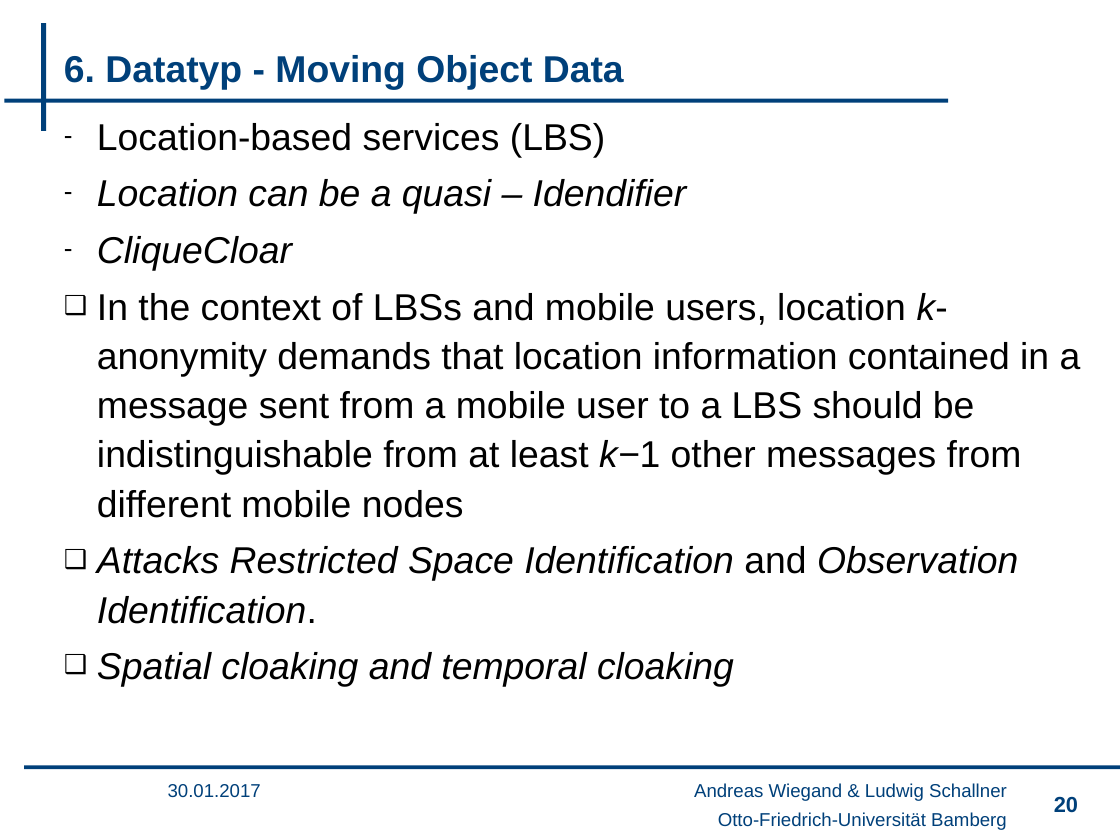
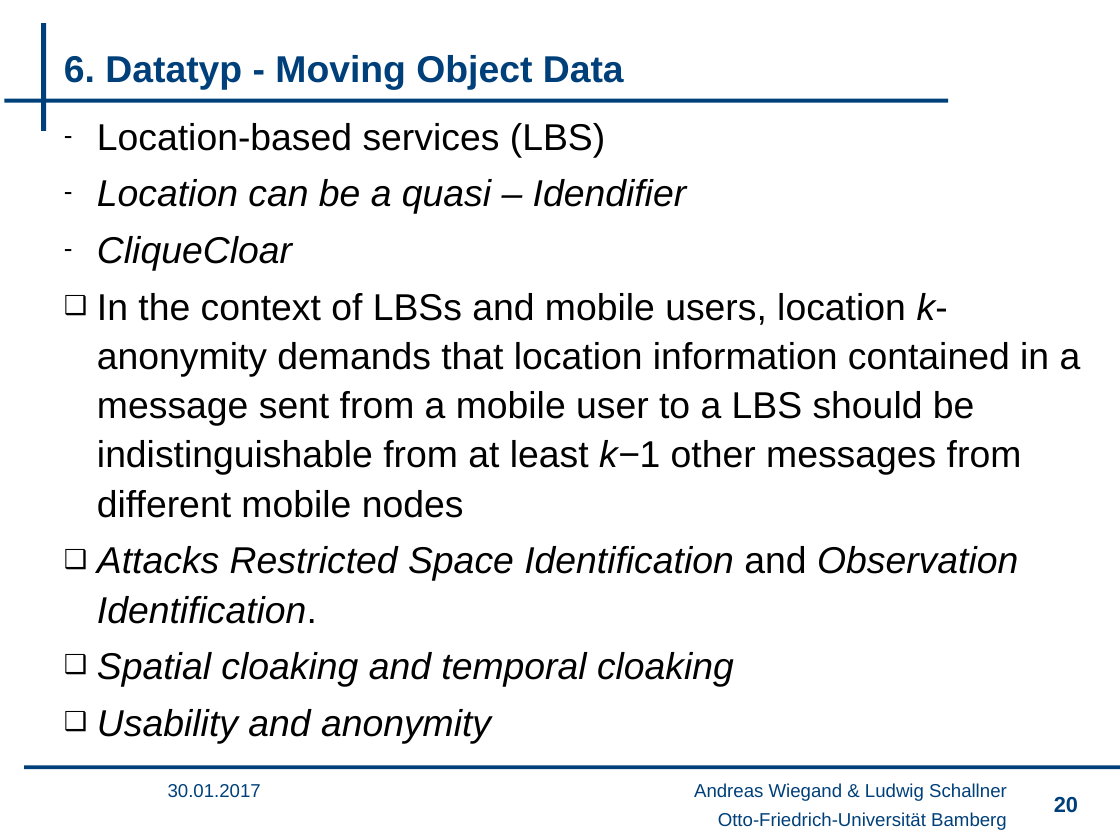
Before and after one commit to wsgan001/PSI-MSem, a slide deck: slide 20 of presentation/sicherheits_final_anV2.pptx. Drawn at 1120x840 pixels with LibreOffice and Linux fonts; fonts in the diff are those of the drawing; background and template pictures are left out. Boxes give left, top, right and bottom in pixels: in the first picture for what was removed or moved away, otherwise in the second. Text is boxed around its words. In the diff, an @@ line names an element or a change of style, - is before the commit and + after.

```diff
--- a/presentation/sicherheits_final_anV2.pptx
+++ b/presentation/sicherheits_final_anV2.pptx
@@ text at [97, 709, 491, 744]: paragraph added @@
+❑ Usability and anonymity
```
Also in this commit, not shown: 10 other slides changed, 1 slide added.
